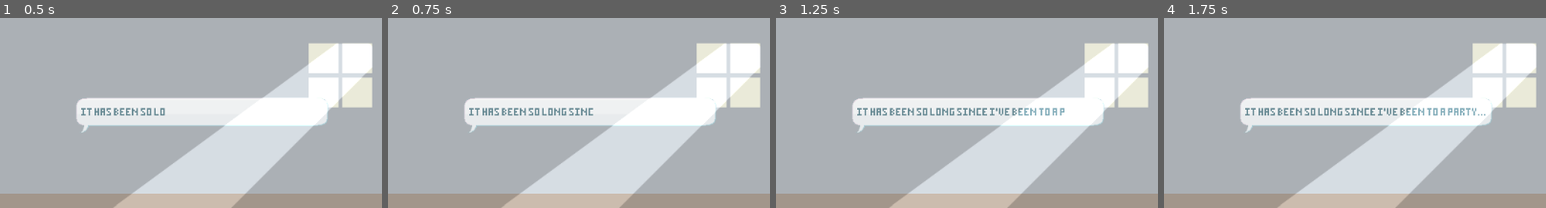
Above: before the commit, frames 1-4 (left to right).
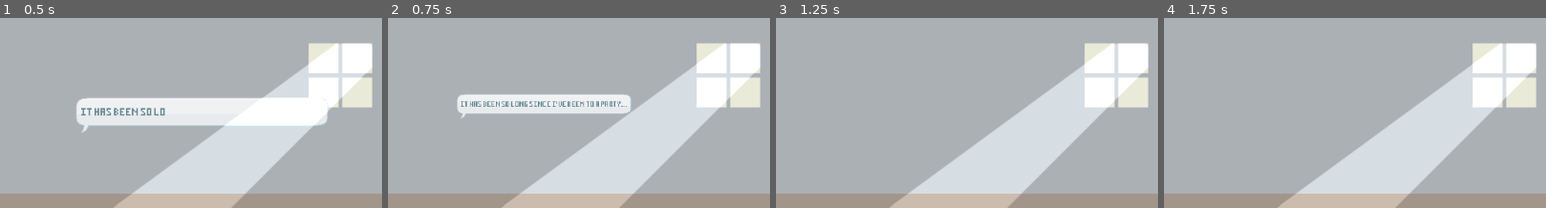
Above: after the commit, the same moments.

Repository: zeskysee/we-missed-party
Game: Godot game, scene res://party_house.tscn
Two runs of this game, one before a commit and one after it. Both use one fixed random seed, a clock stepped at 60 frames per second and the inputs below. The project has no main scene, so this scene is started directly.
Inputs:
- Up to frame 1 (0.5 s): no input
- Up to frame 2 (0.75 s): tap Enter (ui_accept) at 0.5 s; hold Right (ui_right) from 0.53 s (still down); hold Enter (ui_accept) from 0.53 s (still down)
- Up to frame 3 (1.25 s): keep holding Right (ui_right); keep holding Enter (ui_accept)
- Up to frame 4 (1.75 s): release Right (ui_right) at 1.28 s; release Enter (ui_accept) at 1.28 s; hold Down (ui_down) from 1.28 s (still down); tap Enter (ui_accept) at 1.35, 1.52 s
The pictures show only the part of the screen within x 23-73%, y 33-83%; the shares and areas given below are measured in that part.

Frame 1 is identical in both runs. In frame 2, 8.1% of the frame differs, in the area x 18-86%, y 40-61%; in frame 3, 8.9%, in the area x 20-86%, y 42-61%; in frame 4, 8.9%.

Commit message:
Make speech skippable

Diff:
--- a/party_house.gd
+++ b/party_house.gd
@@ -11,4 +11,6 @@
 
 
 func _on_test_destroy_timeout():
-	$Speech.destroy()
+	var speech = get_node_or_null("Speech")
+	if is_instance_valid(speech):
+		speech.destroy()
--- a/party_house.tscn
+++ b/party_house.tscn
@@ -96,6 +96,7 @@
 
 [node name="Speech" parent="." instance=ExtResource( 3 )]
 position = Vector2( 335, 364 )
+is_skippable = true
 text = "It has been so long since I've been to a party..."
 
 [node name="TestDestroy" type="Timer" parent="."]
--- a/speech.gd
+++ b/speech.gd
@@ -3,6 +3,10 @@
 
 # Marks if this speech node is playing or not.
 export(bool) var is_playing = true
+# If true, speech is skippable using the interact key.
+export(bool) var is_skippable = false
+# If true, automatically shows the bubble on ready.
+export(bool) var show_on_ready = true
 # Time in seconds until this speech is completed.
 export(float) var time_to_finish = 1.5
 # Used to set the Label text.
@@ -26,7 +30,8 @@
 func _ready():
 	label.text = text
 	label.percent_visible = 0
-	show_bubble()
+	if show_on_ready:
+		show_bubble()
 
 
 func _process(delta):
@@ -36,6 +41,16 @@
 		if characters_shown < label.visible_characters:
 			audio_tick.play()
 			characters_shown = label.visible_characters
+		if label.percent_visible == 1:
+			is_playing = false
+
+
+func _input(event):
+	if is_skippable and event.is_action_pressed("ui_accept"):
+		if is_playing:
+			time_elapsed = time_to_finish
+		elif label.percent_visible == 1:
+			destroy()
 
 
 func _on_destroy(animation_name):
